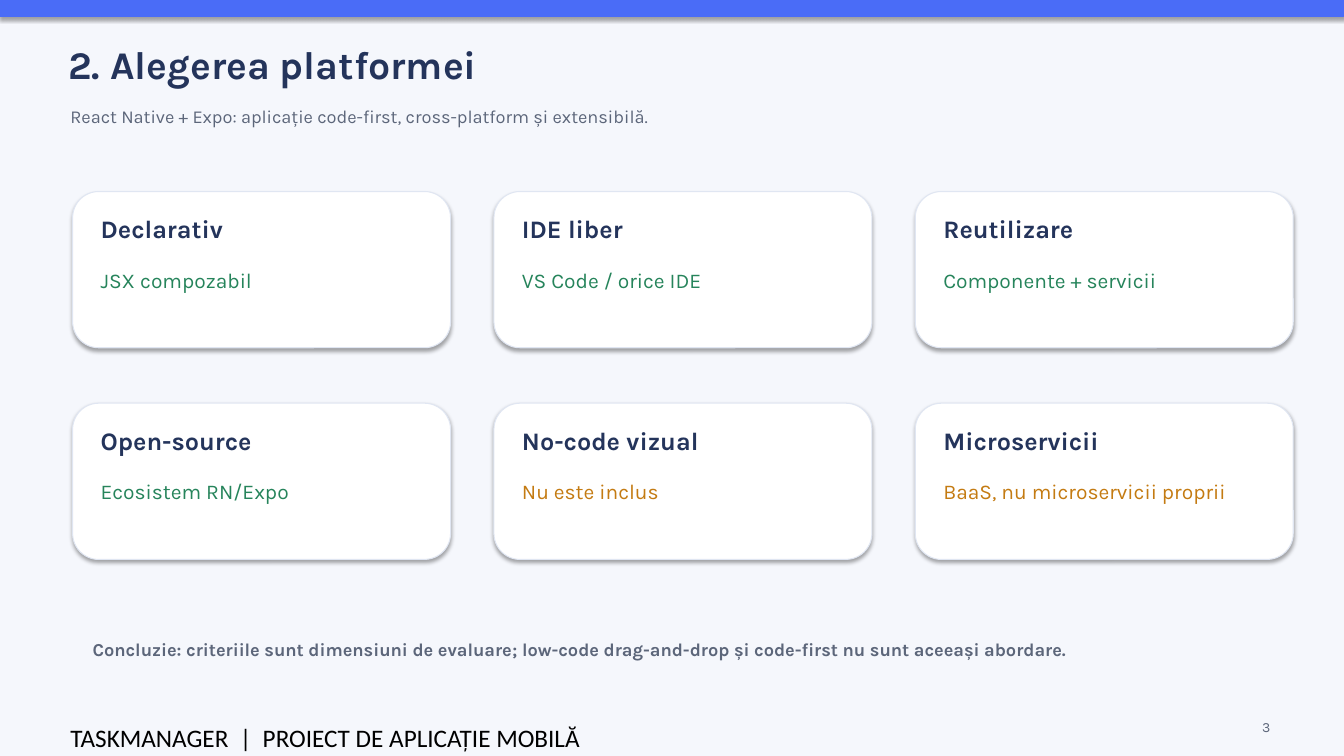
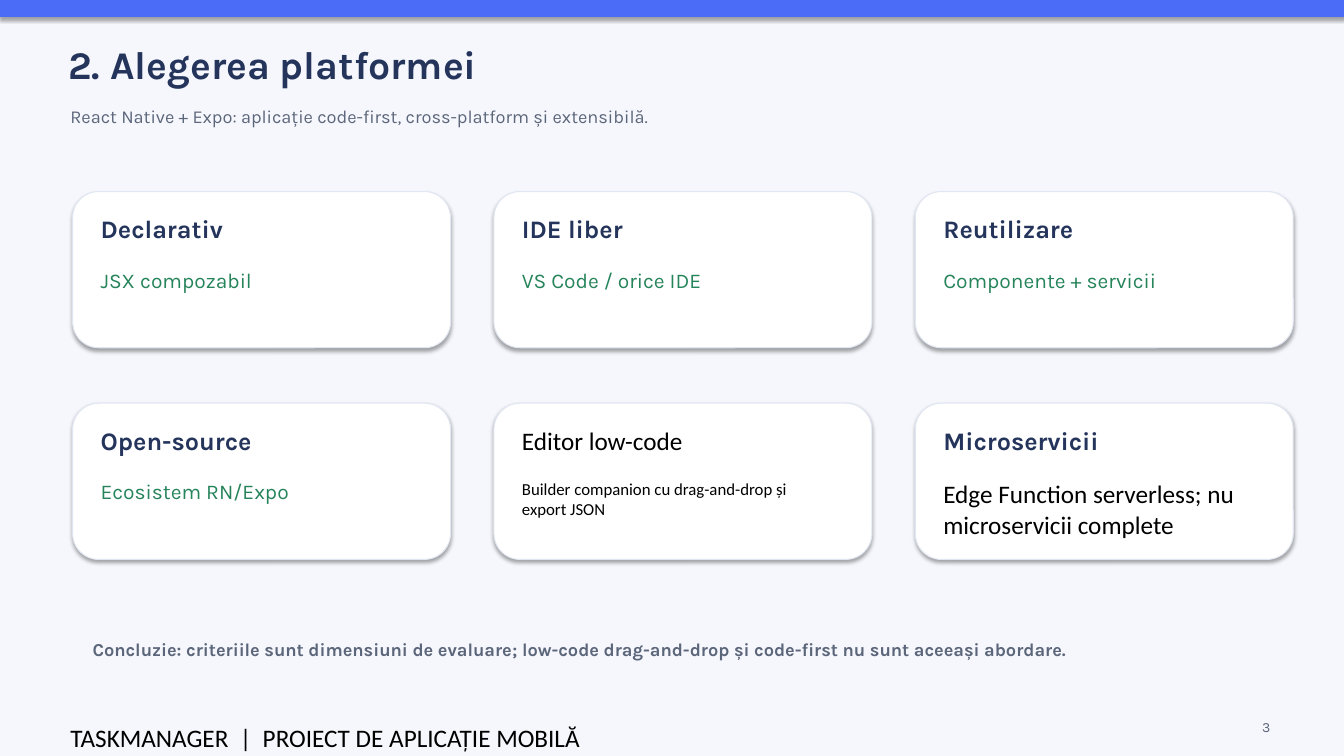
Before and after one commit to yfuugvvjvk-glitch/Aplicatie-mobila, a slide deck: slide 3 of documentatie/TaskManager_Prezentare.pptx. Drawn at 1344x756 pixels with LibreOffice and Linux fonts; fonts in the diff are those of the drawing. Boxes give left, top, right and bottom in pixels: in the first picture for what was removed or moved away, otherwise in the second. Text is boxed around its words. In the diff, an @@ line names an element or a change of style, - is before the commit and + after.

```diff
--- a/documentatie/TaskManager_Prezentare.pptx
+++ b/documentatie/TaskManager_Prezentare.pptx
@@ text at (522,432,683,450): text changed; font Karla to Calibri; text colour #24345B to #000000; bold off @@
-No-code vizual
+Editor low-code
@@ text at (522,483,786,518): text changed; size 15 to 12 pt; font Karla to Calibri; text colour #C47B12 to #000000 @@
-Nu este inclus
+Builder companion cu drag-and-drop și export JSON
@@ text at (943,485,1233,538): text changed; size 15 to 18 pt; font Karla to Calibri; text colour #C47B12 to #000000 @@
-BaaS, nu microservicii proprii
+Edge Function serverless; nu microservicii complete
```
Also in this commit, not shown: 4 other slides changed, 2 slides added, 7 other files.
